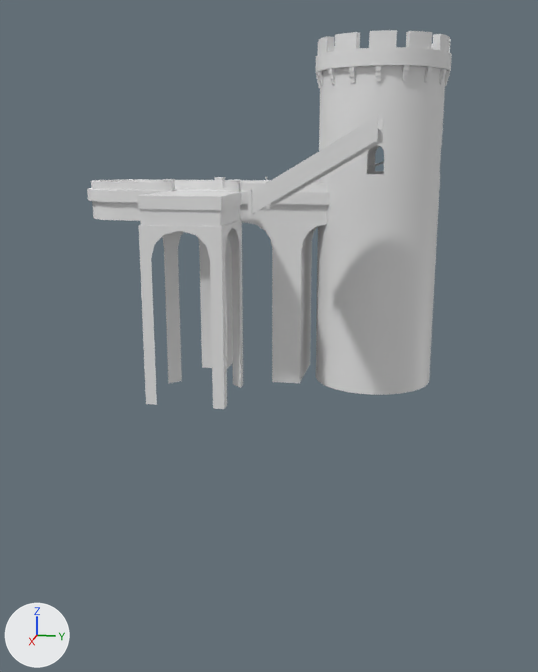
The Blender file Raw/scenario.blend: old version first, new version second.
Camera for both pictures: a camera (50 mm lens) standing at (92.0, 15.4, 4.7) and looking at (6.3, -1.8, -16.7). Lighting does not change. The marker at lower left points along +X, +Y and +Z.

The first picture shows 'bridge_part_a', 'bridge_part_b', 'bridge_part_c', 'platform_a', 'stairs_b', 'tower_a'.
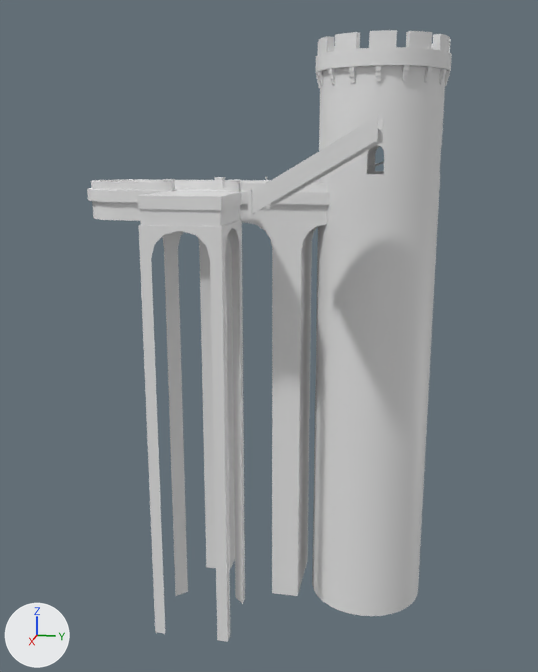
Diff of the bpy script that builds the scene:
```diff
--- a/Raw/scenario.blend.py
+++ b/Raw/scenario.blend.py
@@ me_cube_002 @@
 me_cube_002.from_pydata(...)  # 171 vertices, 125 faces; spans x -4.9..4.9, y -5.2..5.2, z -23.0..1.6
 # used by ob_bridge_part_b; location = (0.0, -10.4, 0.0)
 # before: 37 (0.0, -1.7, -23.0) at pixel (201, 367), 80 (-4.5, 1.7, -23.0), 81 (-4.5, -1.7, -23.0), 85 (0.0, 1.7, -23.0) at pixel (227, 368)
+# me_cube_002 part 1
+for i in [37, 80, 81, 85]: me_cube_002.vertices[i].co += Vector((0.0, 0.0, -29.6))
 me_cube_002.materials.append(mat_material)
@@ me_cylinder @@
 me_cylinder.from_pydata(...)  # 780 vertices, 499 faces; spans x -7.7..7.7, y -7.7..7.7, z -25.4..14.8
 # used by ob_tower_a; location = (0.0, 10.3, 2.4)
+# me_cylinder part 2: all 32 vertices in x -7.2..7.2, y -7.2..7.2, z -25.4 are moved by (0.0, 0.0, -29.6)
 me_cylinder.materials.append(mat_bricks_01_diff_psd)
@@ me_cube @@
 me_cube.from_pydata(...)  # 69 vertices, 42 faces; spans x 0.0..4.9, y -5.2..5.2, z -23.0..1.6
 # used by ob_bridge_part_a; location = (0.0, 0.0, 0.0)
 # before: 40 (4.5, 1.7, -23.0) at pixel (299, 383), 41 (4.5, -1.7, -23.0) at pixel (272, 381), 45 (0.0, 1.7, -23.0) at pixel (305, 373), 46 (0.0, -1.7, -23.0)
+# me_cube part 3
+for i in [40, 41, 45, 46]: me_cube.vertices[i].co += Vector((0.0, 0.0, -29.6))
 me_cube.materials.append(mat_material)
@@ me_cube_006 @@
 me_cube_006.from_pydata(...)  # 68 vertices, 46 faces; spans x -4.6..4.6, y -4.6..4.6, z -23.3..0.0
 # used by ob_platform_a; location = (11.0, -9.6, 0.3)
+# me_cube_006 part 4: all 12 vertices in x -4.6..4.6, y -4.6..4.6, z -23.3 are moved by (0.0, 0.0, -29.6)
```

What differs and where, as boxes (x1, y1, x2, y2) in the pictures (538 x 672 px; the box of a moved part takes in the faces that stretch with it):
'tower_a', reshaped (60% taller): before (316, 30, 452, 395); after (312, 30, 452, 616)
'platform_a', reshaped (106% taller): before (137, 191, 243, 409); after (137, 191, 245, 642)
'bridge_part_a', reshaped (104% taller): before (243, 180, 330, 383); after (243, 180, 330, 596)
'bridge_part_b', reshaped (104% taller): before (159, 177, 259, 369); after (159, 177, 259, 569)
part 1 of me_cube_002, moved or reshaped: before (202, 362, 233, 369); after (202, 362, 235, 569)
part 2 of me_cylinder, moved or reshaped: before (318, 380, 429, 395); after (312, 380, 429, 616)
part 3 of me_cube, moved or reshaped: before (272, 366, 309, 383); after (272, 366, 310, 596)
part 4 of me_cube_006, moved or reshaped: before (146, 362, 243, 409); after (146, 362, 245, 642)
